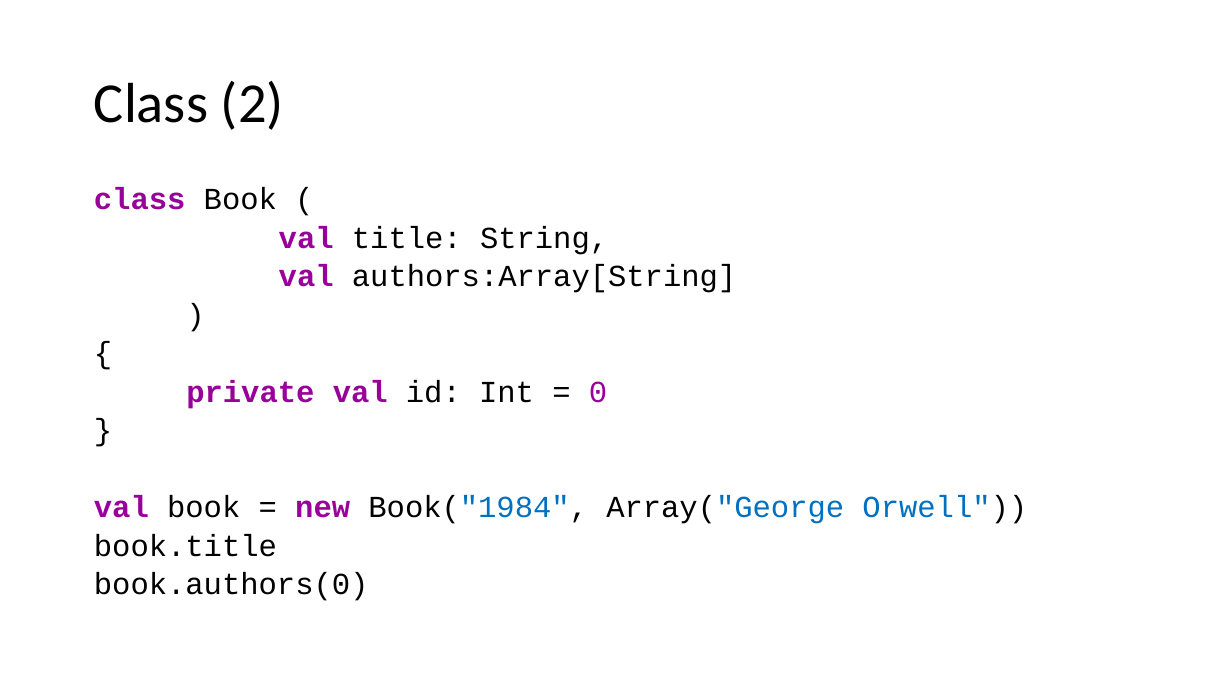
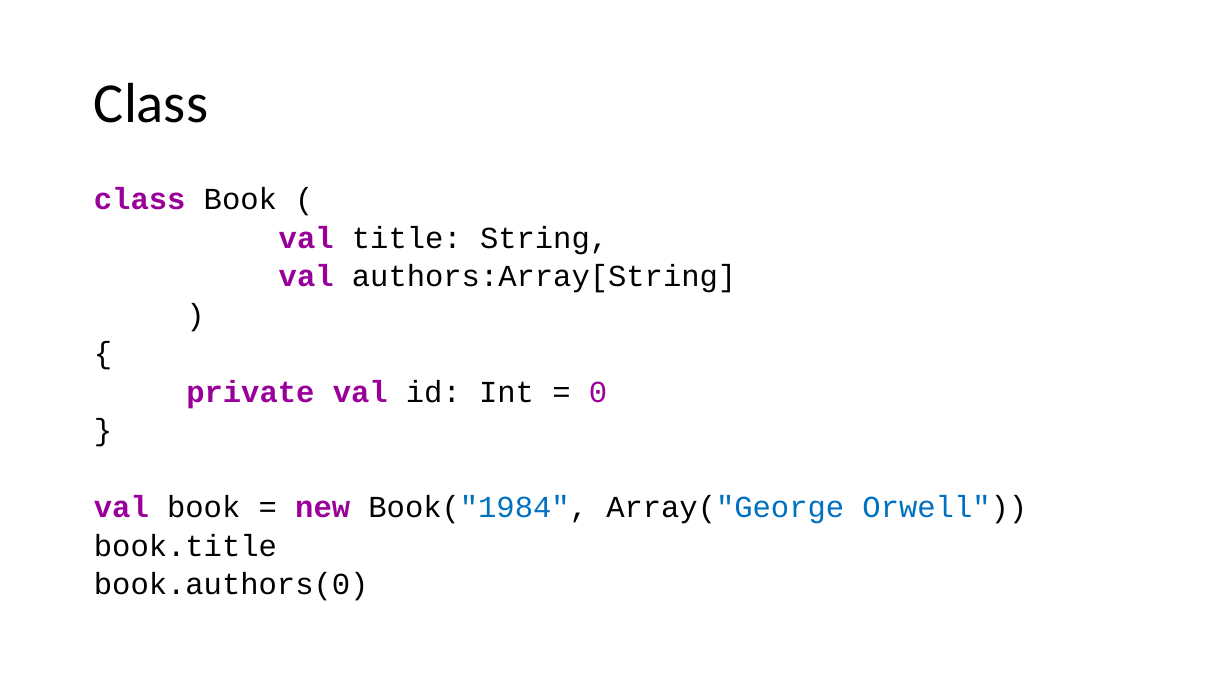
Before and after one commit to alexandrejbr/Scala.FirstSteps.Demos, a slide deck: slide 21 of Scala First Steps.pptx. Drawn at 1232x693 pixels with LibreOffice and Linux fonts; fonts in the diff are those of the drawing. Boxes give left, top, right and bottom in pixels: in the first picture for what was removed or moved away, otherwise in the second. Text is boxed around its words. In the diff, an @@ line names an element or a change of style, - is before the commit and + after.

```diff
--- a/Scala First Steps.pptx
+++ b/Scala First Steps.pptx
@@ title at (x1=94, y1=82, x2=208, y2=123): text changed @@
-Class (2)
+Class
```
Also in this commit, not shown: 6 other slides changed.
